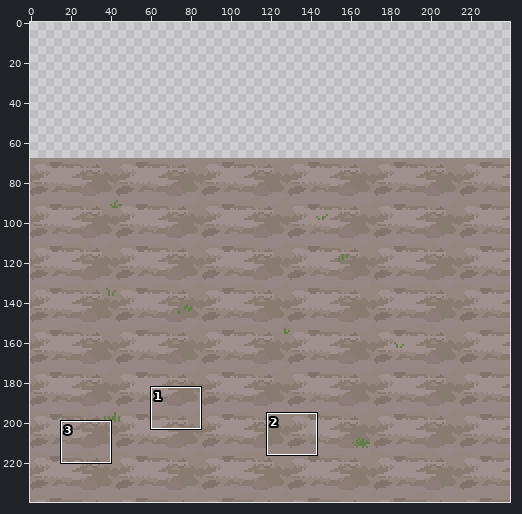
File history of a pixel-art file, Resources/Images/CannonBlastsFort.aseprite. The picture above shows the old version from afar; the outline marks the close-up.
Close-up. Before the commit:
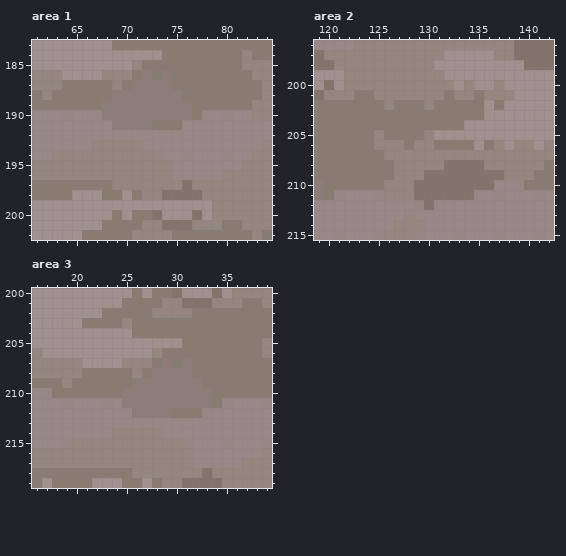
240x240 pixels, 1 frame. Colours within 5 levels of each other are drawn and written as one. Shown: area 1: x 61..84, y 183..202; area 2: x 119..142, y 196..215; area 3: x 16..39, y 200..219. The commit also changed other parts of the picture, which this record leaves out.
The same view after the edit:
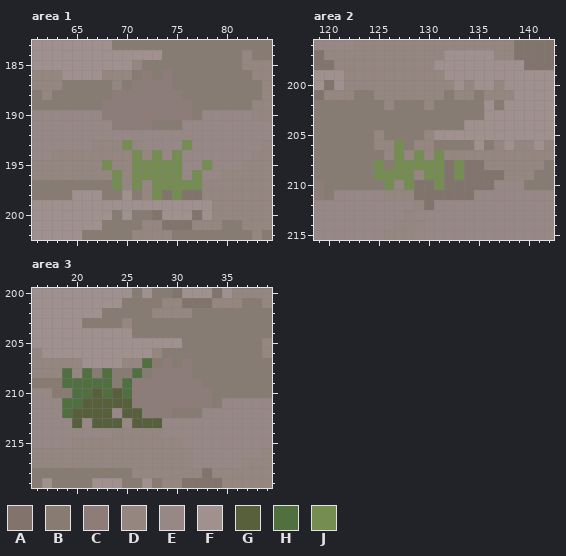
Palette (. is transparent): A #82736c  B #877b72  C #8d7c77  D #95867f  E #978886  F #a0908e  G #57603b  H #517040  J #768d51
Edits made:
layer "Ground" now shown
Area 1, layer "GroundProto":
y 193: x 70 D -> J; x 76 E -> J
y 194: x 71 D -> J; x 73 D -> J; x 75 E -> J
y 195: x 68 D -> J; x 71..75 DDDDE -> JJJJJ; x 78 E -> J
y 196: x 69 D -> J; x 71..75 DDDDE -> JJJJJ; x 77 E -> J
y 197: x 69 D -> J; x 71 D -> J; x 73..77 DDDAD -> JJJJJ
y 198: x 73 D -> J; x 75 A -> J
Area 2, layer "GroundProto":
y 206: x 127 D -> J
y 207: x 127 D -> J; x 129 D -> J; x 131 D -> J
y 208: x 125 B -> J; x 127..131 DDDDD -> JJJJJ; x 133 A -> J
y 209: x 125..128 BBDD -> JJJJ; x 130..131 AA -> JJ; x 133 A -> J
y 210: x 126 D -> J; x 128 D -> J; x 131 A -> J
Area 3, layer "GroundProto":
y 207: x 27 D -> H
y 208: x 19 D -> H; x 21 B -> H; x 23 B -> H; x 26 D -> H
y 209: x 19..23 DBBBB -> HHHHH; x 25 B -> H
y 210: x 20..25 BBBBBC -> HHGHGH
y 211: x 19..25 EEEEEEC -> HHGGGGG
y 212: x 19..23 EEEEE -> HGGGG; x 25..26 EC -> GG
y 213: x 20 E -> G; x 22..24 EEE -> GGG; x 26..28 EEE -> GGG
Where, in picture pixels (left, top, right, bottom), the same in both close-ups:
changed: (102, 140, 212, 200)
changed: (374, 140, 464, 190)
changed: (62, 358, 162, 428)
